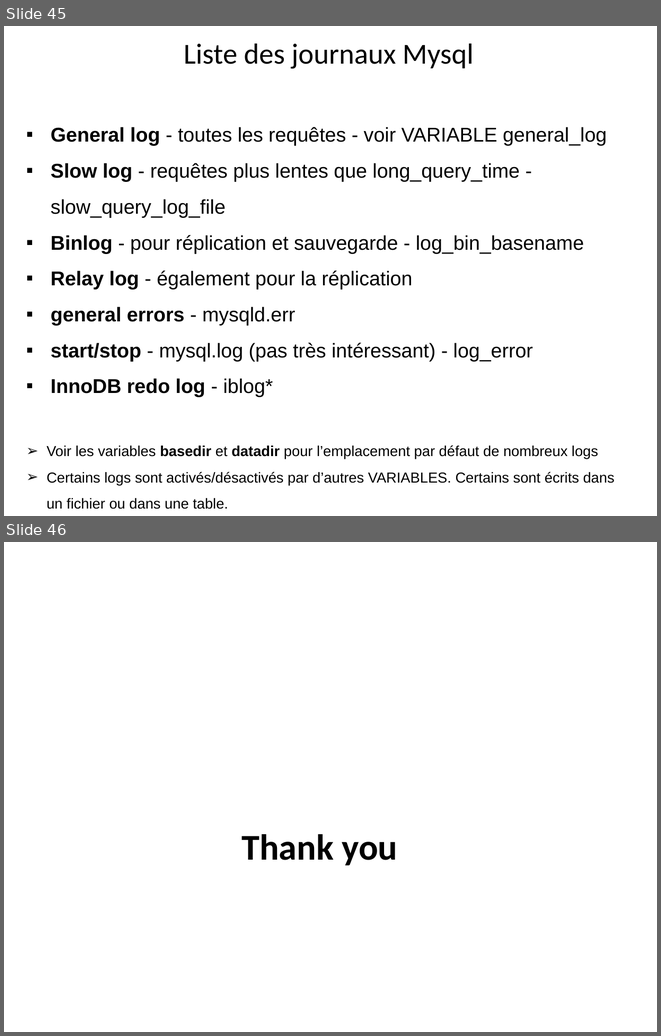
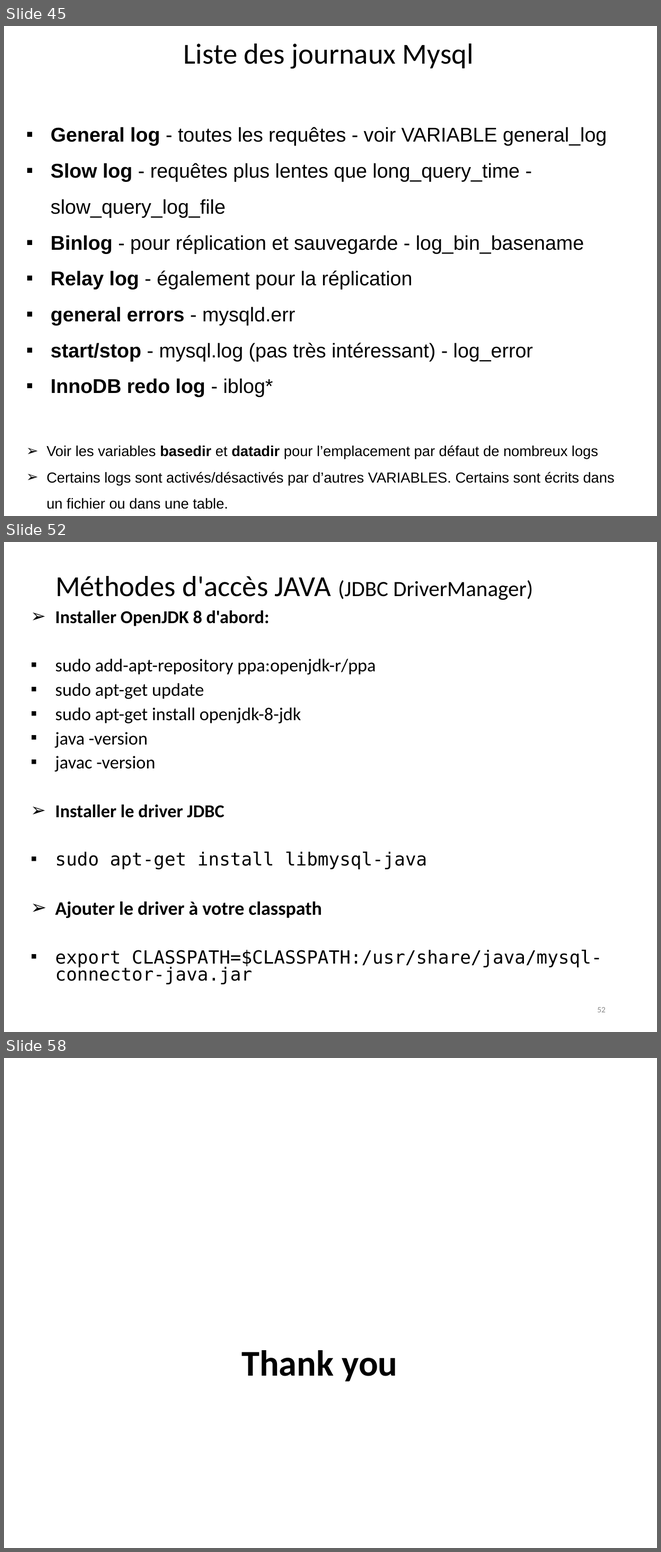
Before and after one commit to hosniah/mysql-labs, a slide deck: Administration MYSQL.pptx. Shown one above the other, each under a label of ours: slides 45 and 46 before the commit, slides 45, 52 and 58 after it; the slides between them are not shown. The pictures are 661x1036 and 661x1552 pixels, drawn with LibreOffice and Linux fonts; fonts in the diff are those of the drawing; background and template pictures are left out. Boxes give left, top, right and bottom in pixels: in the first picture for what was removed or moved away, otherwise in the second. Text is boxed around its words. In the diff, an @@ line names an element or a change of style, - is before the commit and + after.

```diff
--- a/Administration MYSQL.pptx
+++ b/Administration MYSQL.pptx
@@ slide 52 added at <box>4,542,657,1032</box>, background #FFFFFF @@
@@ title added at <box>55,576,533,600</box>, 32 pt, text #000000 @@
+Méthodes d'accès JAVA (JDBC DriverManager)
@@ text added at <box>55,610,602,984</box>, 20 pt, text #000000 @@
+➢ Installer OpenJDK 8 d'abord:
+▪ sudo add-apt-repository ppa:openjdk-r/ppa
+▪ sudo apt-get update
+▪ sudo apt-get install openjdk-8-jdk
+▪ java -version
+▪ javac -version
+➢ Installer le driver JDBC
+▪ sudo apt-get install libmysql-java
+➢ Ajouter le driver à votre classpath
+▪ export CLASSPATH=$CLASSPATH:/usr/share/java/mysql-connector-java.jar
@@ page number added at <box>597,1007,606,1012</box>, 9 pt, text #898989 @@
+52
@@ what was slide 46 is now slide 58 @@
```
Also in this commit, not shown: 11 other slides added.
